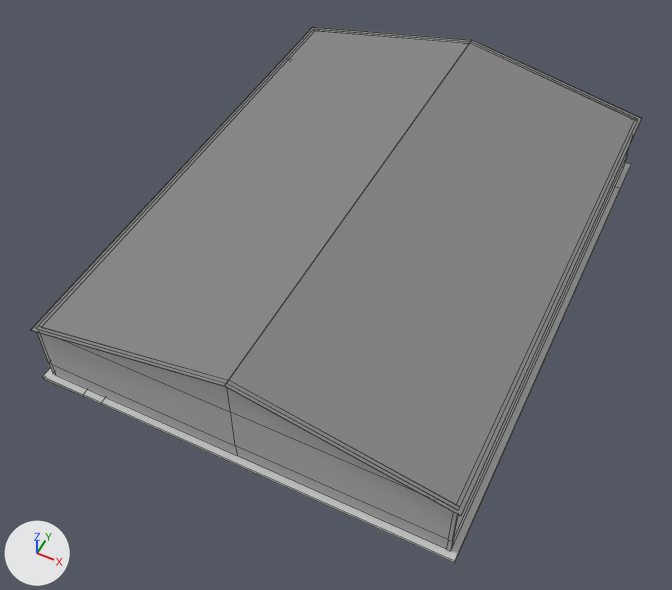
An edit to the Blender file Assets/Models/Toolshop/Toolshop.blend, drawn before and after from the same camera.
Rendered twice from a 50 mm lens placed at (41.0, -93.0, 105.2), pointed at (-0.8, -9.4, 0.6). The axes (+X, +Y, +Z) are drawn at lower left. The lights are the same throughout. Mesh edges are drawn as thin lines.

In view in the first picture: 'Roof', 'Walls'.
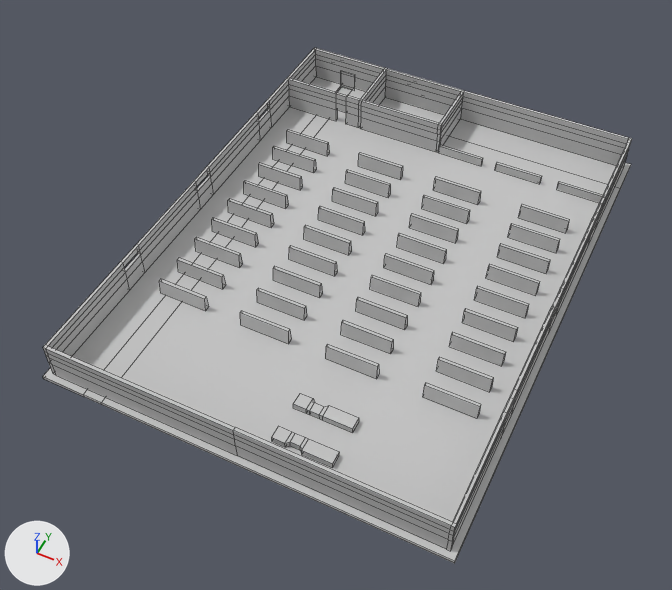
Commit message: Updated toolshop model

What differs and where, as boxes [x1, y1, x2, y2] in the pictures (672 x 590 px):
'Walls', reshaped: before [37, 143, 631, 563]; after [43, 48, 632, 563]
'Roof', deleted: before [31, 27, 642, 516]
part 1 of me_cube, added: after [438, 144, 483, 166]
part 2 of me_cube, added: after [495, 162, 542, 184]
part 3 of me_cube, added: after [557, 181, 603, 202]
part 4 of me_cube, built on: before [37, 143, 631, 541]; after [43, 48, 632, 546]

Patch to the scene script:
```diff
--- a/Assets/Models/Toolshop/Toolshop.blend.py
+++ b/Assets/Models/Toolshop/Toolshop.blend.py
@@ me_cube @@
 # used by ob_walls; location = (0.0, 0.0, 0.0)
-me_cube.from_pydata(...)  # 144 vertices, 148 faces; spans x -31.0..31.0, y -41.0..41.0, z -0.5..16.0
+me_cube.from_pydata(...)  # 722 vertices, 646 faces; spans x -31.0..31.0, y -41.0..41.0, z -0.5..6.0
+# me_cube part 1: a new loose piece, a box spanning x 0.0..8.0, y 29.0..29.5, z 0.0..1.5, in mat_walls (light grey #c7c7c7)
+# me_cube part 2: a new loose piece, a box spanning x 10.5..18.5, y 29.0..29.5, z 0.0..1.5, in mat_walls (light grey #c7c7c7)
+# me_cube part 3: a new loose piece, a box spanning x 21.5..29.5, y 29.0..29.5, z 0.0..1.5, in mat_walls (light grey #c7c7c7)
+# me_cube part 4: 27 vertices moved from x -30.0..30.0, y -40.0..40.0, z 10.0 to x -30.0..30.0, y -40.0..40.0, z 4.0; 13 vertices removed from x -30.0..30.0, y -40.0..40.0, z 10.0..16.0; 567 vertices added at x -30.0..30.0, y -40.0..40.0, z 0.0..6.0
 me_cube.materials.append(mat_walls)
@@ ob_roof @@
-ob_roof = bpy.data.objects.new('Roof', me_cube_001)
-ob_roof.location = (0.0, 0.0, 0.0)
-_m = ob_roof.modifiers.new('Mirror', 'MIRROR')
```
